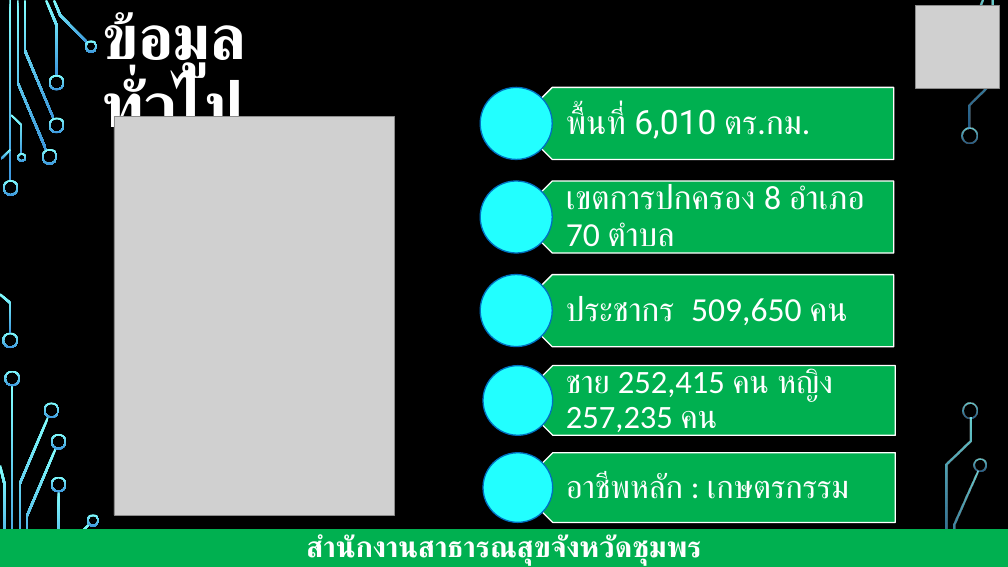
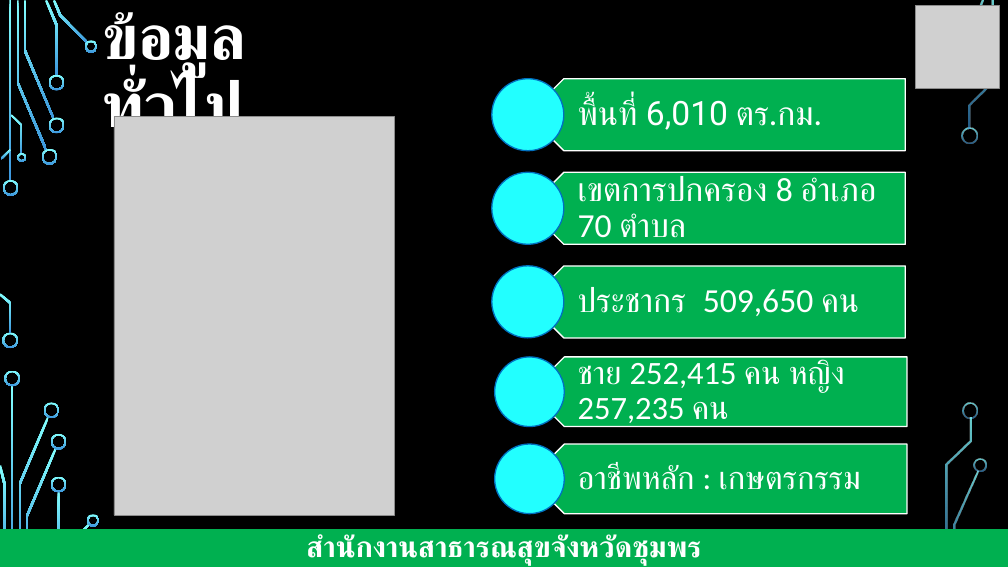
Before and after one commit to joblackpoc/Jobs_SSJ, a slide deck: slide 4 of นิเทศก์/นิเทศก์ชุมพร.pptx. Drawn at 1008x567 pixels with LibreOffice and Linux fonts; fonts in the diff are those of the drawing; grey boxes stand for pictures; background and template pictures are left out. Boxes give left, top, right and bottom in pixels: in the first picture for what was removed or moved away, otherwise in the second. Text is boxed around its words. In the diff, an @@ line names an element or a change of style, - is before the commit and + after.

```diff
--- a/นิเทศก์/นิเทศก์ชุมพร.pptx
+++ b/นิเทศก์/นิเทศก์ชุมพร.pptx
@@ 5 texts, 5 pentagon arrows, 5 ellipses: place and size @@
-5 texts, 5 pentagon arrows, 5 ellipses at (480,88,895,523)
+5 texts, 5 pentagon arrows, 5 ellipses at (492,79,907,513)
```
Also in this commit, not shown: 2 other slides changed, 11 slides added, 13 other files.
